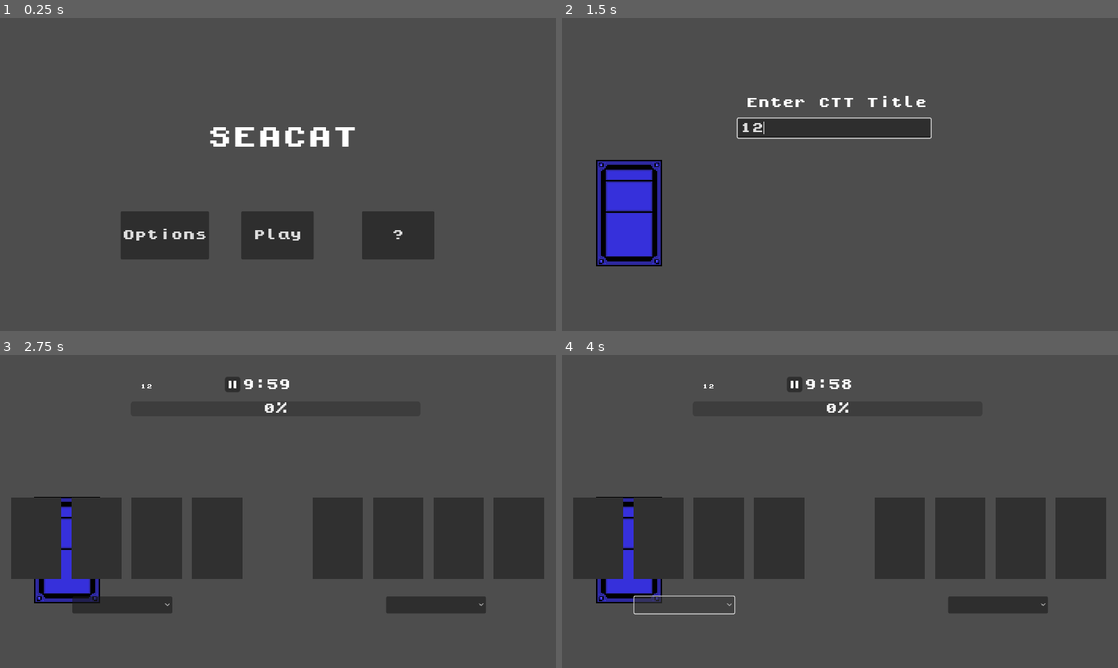
Above: before the commit, frames 1-4 (two rows, left to right).
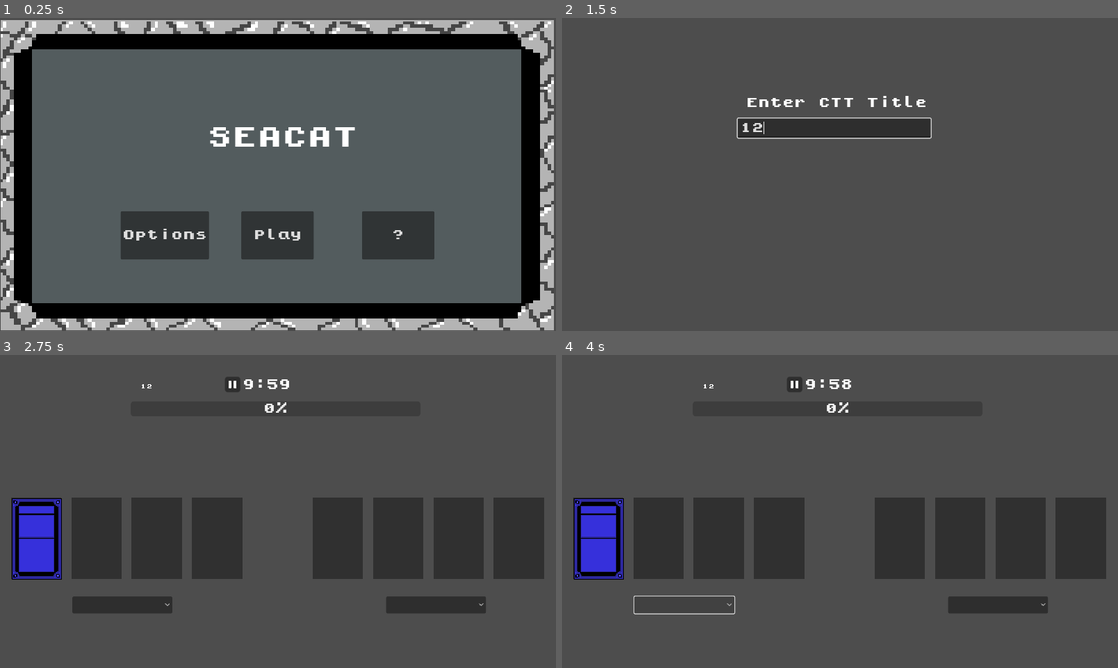
Above: after the commit, the same moments.

Repository: phan-andrew/demo3
Game: Godot game, scene res://start_screen.tscn
The game is run twice, just before and just after one commit, with the same random seed, the same clock (stepped at 60 frames per second) and the same inputs.
Inputs (mouse positions are in pixels of both pictures, inside the frame that each line leads up to):
- Up to frame 1 (0.25 s): no input
- Up to frame 2 (1.5 s): click "Play" at 0.5 s; click (834, 127) at 1.27 s; type "12" at 1.35 s
- Up to frame 3 (2.75 s): tap Enter at 2 s; hold Space (move_right) from 2.03 s (still down)
- Up to frame 4 (4 s): release Space (move_right) at 2.75 s; click (684, 605) at 2.77 s; click (684, 605) at 3.52 s

The runs differ from the first frame. In frame 1, 25% of the frame differs, in the area x 0-100%, y 0-100%; in frame 2, 4.0%; in frame 3, 3.7%; in frame 4, 3.7%.

Commit message:
added image for start screen

Diff:
--- /dev/null
+++ b/dropdown.gd
@@ -0,0 +1,21 @@
+extends Node2D
+
+var defend_choice = -1
+var attack_choice = -1
+
+# Called when the node enters the scene tree for the first time.
+func _ready():
+	pass # Replace with function body.
+
+
+# Called every frame. 'delta' is the elapsed time since the previous frame.
+func _process(delta):
+	print(attack_choice)
+	print(defend_choice)
+
+func _on_attack_option_item_selected(index):
+	attack_choice = index
+
+
+func _on_defend_option_item_selected(index):
+	defend_choice = index
--- a/dropdown.tscn
+++ b/dropdown.tscn
@@ -1,10 +1,12 @@
-[gd_scene load_steps=2 format=3 uid="uid://dhg0ohpps2lt8"]
+[gd_scene load_steps=3 format=3 uid="uid://dhg0ohpps2lt8"]
 
 [ext_resource type="Theme" uid="uid://b2ufqqc6nun3o" path="res://mid_font_theme.tres" id="1_e5evp"]
+[ext_resource type="Script" path="res://dropdown.gd" id="1_y6a3v"]
 
 [node name="Node2D" type="Node2D"]
+script = ExtResource("1_y6a3v")
 
-[node name="OptionButton" type="OptionButton" parent="."]
+[node name="attack_option" type="OptionButton" parent="."]
 offset_left = 150.0
 offset_top = 500.0
 offset_right = 350.0
@@ -18,7 +20,7 @@
 popup/item_2/text = "Rizz"
 popup/item_2/id = 2
 
-[node name="OptionButton2" type="OptionButton" parent="."]
+[node name="defend_option" type="OptionButton" parent="."]
 offset_left = 800.0
 offset_top = 500.0
 offset_right = 1000.0
@@ -31,3 +33,7 @@
 popup/item_1/id = 1
 popup/item_2/text = "Rizz"
 popup/item_2/id = 2
+
+[connection signal="item_selected" from="attack_option" to="." method="_on_option_button_item_selected"]
+[connection signal="item_selected" from="attack_option" to="." method="_on_attack_option_item_selected"]
+[connection signal="item_selected" from="defend_option" to="." method="_on_defend_option_item_selected"]
--- a/game_screen.tscn
+++ b/game_screen.tscn
@@ -1,10 +1,11 @@
-[gd_scene load_steps=6 format=3 uid="uid://7h1n1u8c4dbv"]
+[gd_scene load_steps=7 format=3 uid="uid://7h1n1u8c4dbv"]
 
 [ext_resource type="Theme" uid="uid://b2ufqqc6nun3o" path="res://mid_font_theme.tres" id="1_0jfxs"]
 [ext_resource type="Script" path="res://Timer_Label.gd" id="2_quooa"]
 [ext_resource type="Texture2D" uid="uid://deyg0mophu1js" path="res://images/play_button.png" id="3_ydppf"]
 [ext_resource type="PackedScene" uid="uid://dlbmoou5r3oxf" path="res://card_shadowBackgrounds.tscn" id="4_u4wtv"]
 [ext_resource type="PackedScene" uid="uid://dhg0ohpps2lt8" path="res://dropdown.tscn" id="5_c2rya"]
+[ext_resource type="PackedScene" uid="uid://dpl22mpi7vi48" path="res://cardFlip.tscn" id="6_2l2jm"]
 
 [node name="Node2D" type="Node2D"]
 
@@ -40,4 +41,9 @@
 
 [node name="dropdown" parent="." instance=ExtResource("5_c2rya")]
 
+[node name="Node2D" parent="." instance=ExtResource("6_2l2jm")]
+z_index = 1
+position = Vector2(76, 381)
+scale = Vector2(0.126, 0.126)
+
 [connection signal="pressed" from="Timer_Label/Button" to="Timer_Label" method="_on_button_pressed"]
--- a/home_screen.gd
+++ b/home_screen.gd
@@ -5,7 +5,8 @@
 
 # Called when the node enters the scene tree for the first time.
 func _ready():
-	pass # Replace with function body.
+	$game_screen.visible = false
+	$starting_prompts.visible = true
 
 
 # Called every frame. 'delta' is the elapsed time since the previous frame.
--- a/home_screen.tscn
+++ b/home_screen.tscn
@@ -1,16 +1,16 @@
-[gd_scene load_steps=7 format=3 uid="uid://c0lk8ms1uploi"]
+[gd_scene load_steps=6 format=3 uid="uid://c0lk8ms1uploi"]
 
 [ext_resource type="Script" path="res://home_screen.gd" id="1_0dgku"]
 [ext_resource type="PackedScene" uid="uid://sis1u3rdone5" path="res://starting_prompts.tscn" id="1_xo1g2"]
 [ext_resource type="Script" path="res://Label.gd" id="2_pbnx2"]
 [ext_resource type="Theme" uid="uid://b2ufqqc6nun3o" path="res://mid_font_theme.tres" id="3_j5dr0"]
 [ext_resource type="PackedScene" uid="uid://7h1n1u8c4dbv" path="res://game_screen.tscn" id="5_v2ldq"]
-[ext_resource type="PackedScene" uid="uid://dpl22mpi7vi48" path="res://cardFlip.tscn" id="7_u6xwi"]
 
 [node name="HomeScreen" type="Node2D"]
 script = ExtResource("1_0dgku")
 
 [node name="starting_prompts" parent="." instance=ExtResource("1_xo1g2")]
+visible = false
 
 [node name="CTT_title" type="Label" parent="."]
 texture_filter = 1
@@ -23,8 +23,3 @@
 script = ExtResource("2_pbnx2")
 
 [node name="game_screen" parent="." instance=ExtResource("5_v2ldq")]
-visible = false
-
-[node name="card" parent="." instance=ExtResource("7_u6xwi")]
-position = Vector2(139, 404)
-scale = Vector2(0.165, 0.165)
--- a/start_screen.tscn
+++ b/start_screen.tscn
@@ -1,7 +1,8 @@
-[gd_scene load_steps=3 format=3 uid="uid://co87awa5i6u5c"]
+[gd_scene load_steps=4 format=3 uid="uid://co87awa5i6u5c"]
 
 [ext_resource type="Script" path="res://start_screen.gd" id="1_ugavs"]
 [ext_resource type="Theme" uid="uid://b2ufqqc6nun3o" path="res://mid_font_theme.tres" id="2_8iye3"]
+[ext_resource type="Texture2D" uid="uid://wyhspu3kjkna" path="res://images/Startscreen.png" id="3_hxk6x"]
 
 [node name="Node2D2" type="Node2D"]
 script = ExtResource("1_ugavs")
@@ -43,5 +44,11 @@
 offset_right = 40.0
 offset_bottom = 23.0
 
+[node name="Sprite2D" type="Sprite2D" parent="."]
+z_index = -1
+position = Vector2(575, 326)
+scale = Vector2(1.146, 0.963964)
+texture = ExtResource("3_hxk6x")
+
 [connection signal="pressed" from="Button" to="." method="_on_button_pressed"]
 [connection signal="pressed" from="Button3" to="." method="_on_button_3_pressed"]
Binary file added: images/Startscreen.png
Not shown, added: images/Startscreen.png.import
